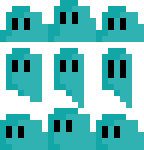
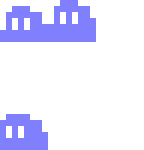
Layer changes from the first 144 × 150 image to the second:
added layer "Layer 3" above "Layer 2" over [6, 12, 78, 138]
added layer "Layer 2" above "Posterize 1" over [0, 0, 96, 150]
hid "idle", painted on it over [0, 0, 144, 42]
hid "jump", painted on it over [6, 48, 132, 108]
hid "Layer 1", painted on it over [0, 108, 144, 150]
